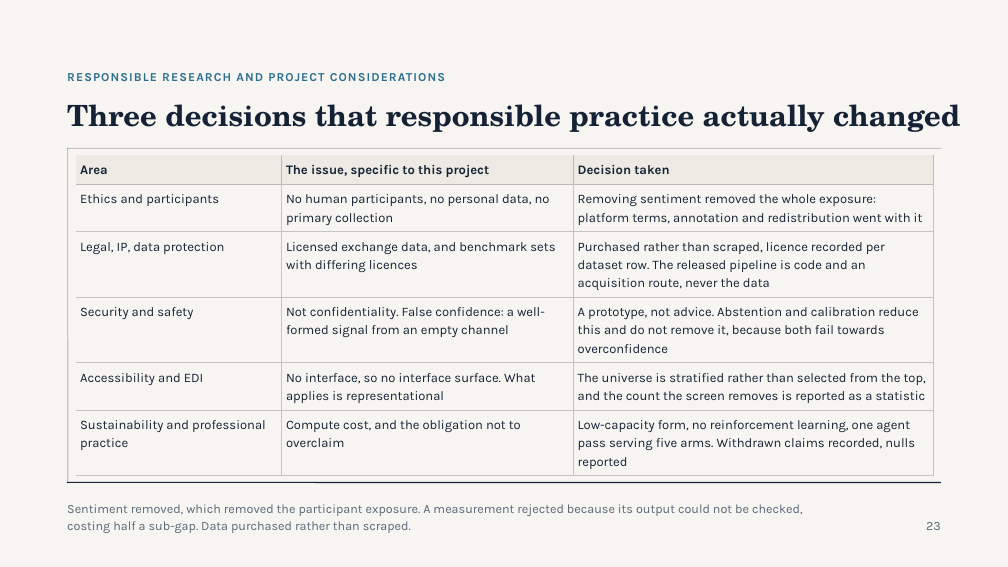
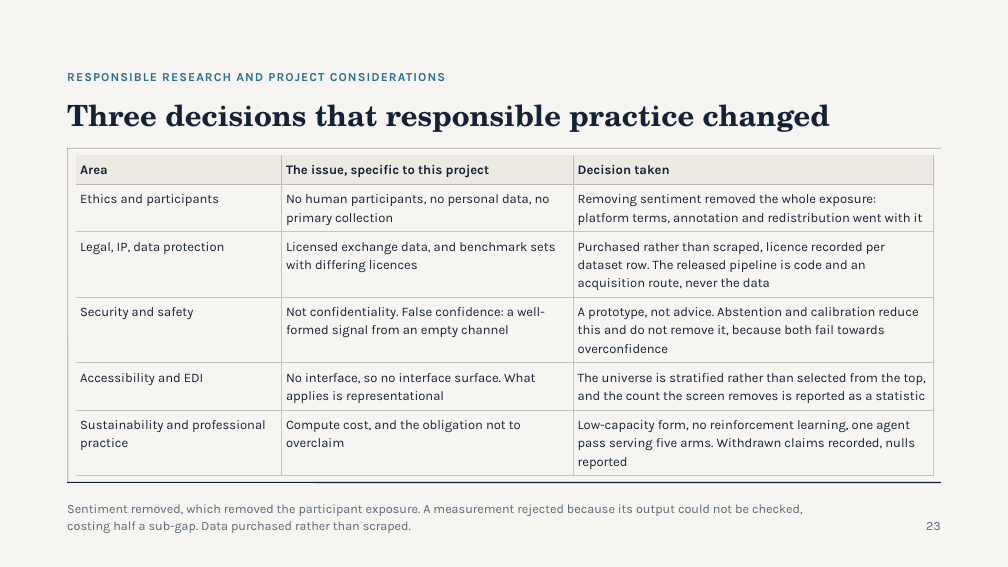
Before and after one commit to Shaahid02/my-obsidian-vault, a slide deck: slide 23 of FYP/Project Proposal/PP Deck 2026-11-05.pptx. Drawn at 1008x567 pixels with LibreOffice and Linux fonts; fonts in the diff are those of the drawing. Boxes give left, top, right and bottom in pixels: in the first picture for what was removed or moved away, otherwise in the second. Text is boxed around its words. In the diff, an @@ line names an element or a change of style, - is before the commit and + after.

```diff
--- a/FYP/Project Proposal/PP Deck 2026-11-05.pptx
+++ b/FYP/Project Proposal/PP Deck 2026-11-05.pptx
@@ title at (67,104,830,132): text changed @@
-Three decisions that responsible practice actually changed
+Three decisions that responsible practice changed
```
Also in this commit, not shown: 17 other slides changed, 1 other file.
